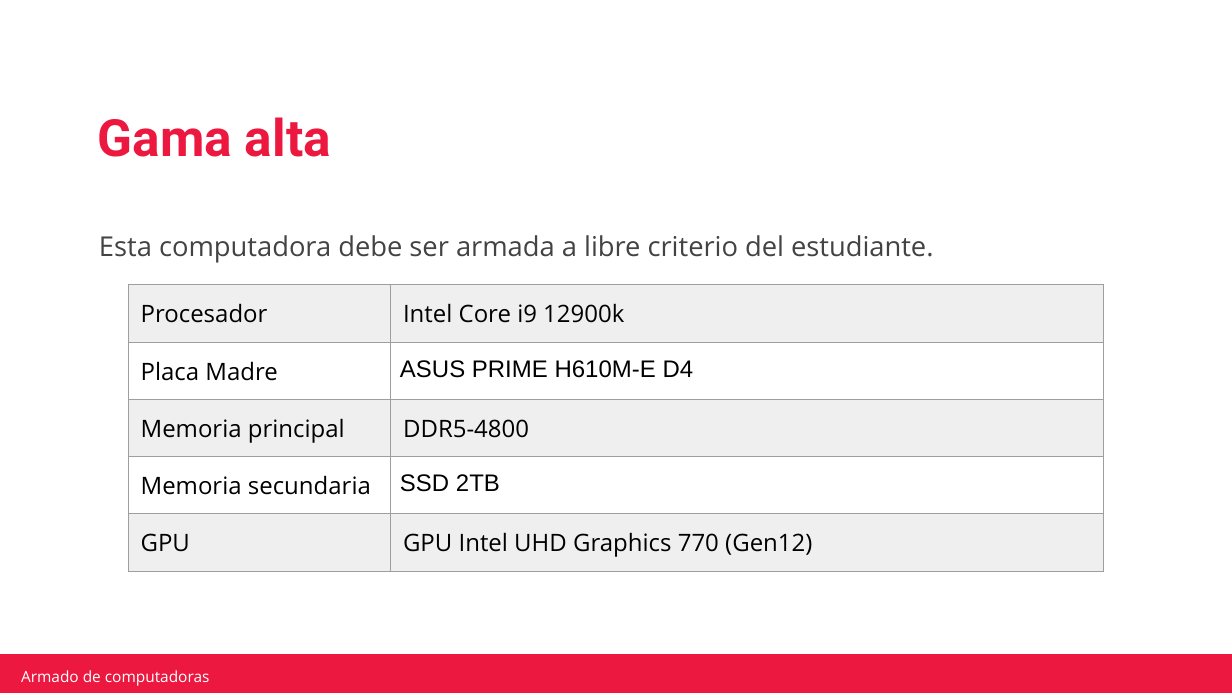
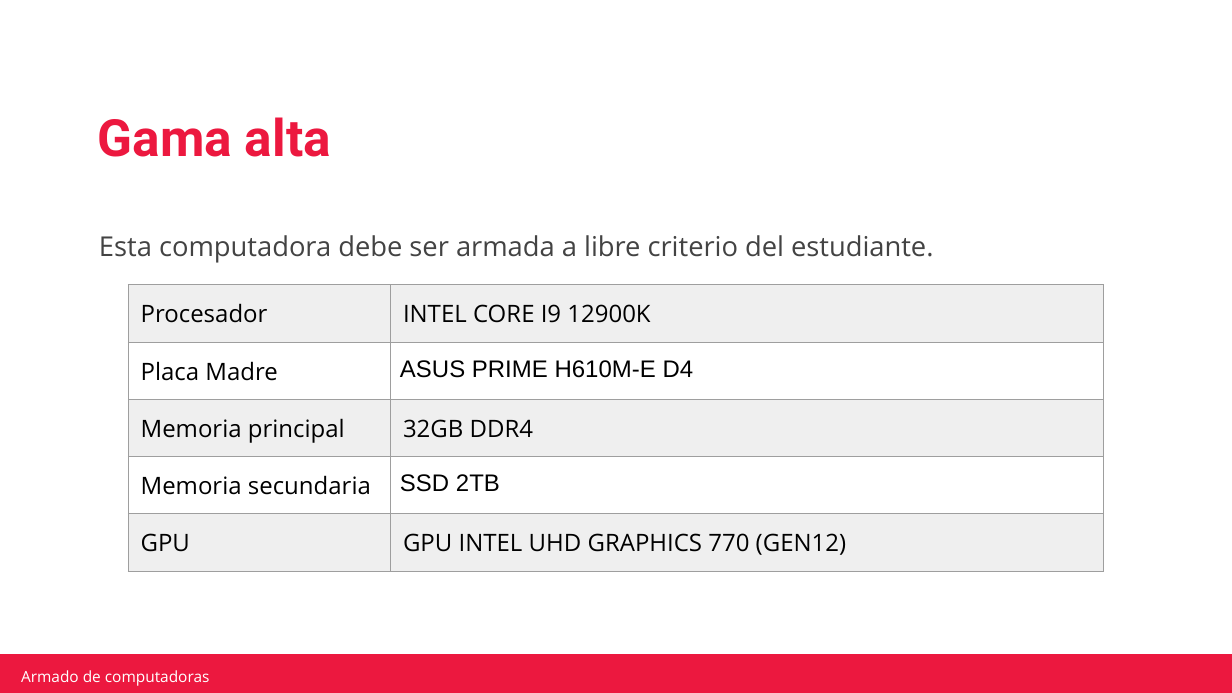
Before and after one commit to robertotorfe/Mochila-Camada-7-0822, a slide deck: slide 9 of Actividades Obligatorias/ACTIVIDAD-OBLIGATORIA1.pptx. Drawn at 1232x693 pixels with LibreOffice and Linux fonts; fonts in the diff are those of the drawing; background and template pictures are left out. Boxes give left, top, right and bottom in pixels: in the first picture for what was removed or moved away, otherwise in the second. Text is boxed around its words. In the diff, an @@ line names an element or a change of style, - is before the commit and + after.

```diff
--- a/Actividades Obligatorias/ACTIVIDAD-OBLIGATORIA1.pptx
+++ b/Actividades Obligatorias/ACTIVIDAD-OBLIGATORIA1.pptx
@@ table at (x1=128, y1=285, x2=1104, y2=559) @@
-row 1, column 2: Intel Core i9 12900k
+row 1, column 2: INTEL CORE I9 12900K
-row 3, column 2: DDR5-4800
+row 3, column 2: 32GB DDR4
-row 5, column 2: GPU Intel UHD Graphics 770 (Gen12)
+row 5, column 2: GPU INTEL UHD GRAPHICS 770 (GEN12)
```
Also in this commit, not shown: 8 other slides changed.
